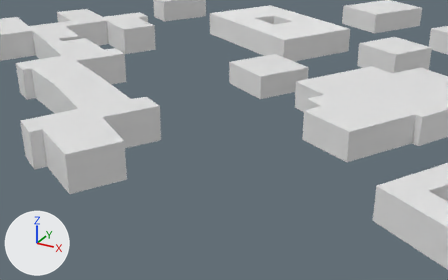
One commit to the Blender file Visualizer/VisProject/res/models/buildings/buildings.blend: the scene before it, then after it.
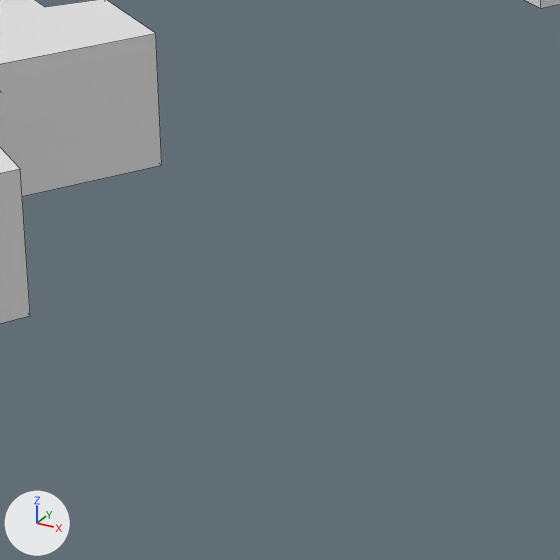
Each version is shown from a camera (50 mm lens) standing at (2.061, -5.877, 2.464) and looking at (-0.42, -1.366, 0.208), then close up on the part from 27% to 59% of the width and 35% to 87% of the height. Lighting does not change. The marker at lower left points along +X, +Y and +Z. The close-ups show mesh edges as thin lines.

Names of what the first close-up shows: 'Geb3-4'.
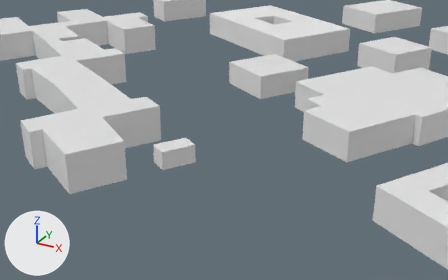
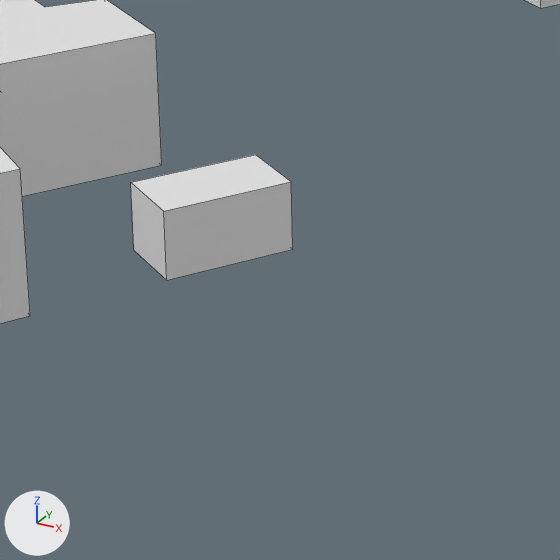
Boxes (x1, y1, x2, y2) around the edits, measured in the close-ups (560 x 560 px):
'container', added: after (131, 155, 293, 280)

What the commit changed:
Mesh me_plane_003 is new.
It is a box spanning x -1.0..1.0, y -1.0..1.0, z 0.0..1.07.
Object 'container' (ob_container) is new; it shows me_plane_003.
Its location is (-0.788, -1.624, 0.008).
Its rotation in degrees is (0, 0, -31).
Its scale is (0.0923, 0.164, 0.164).
